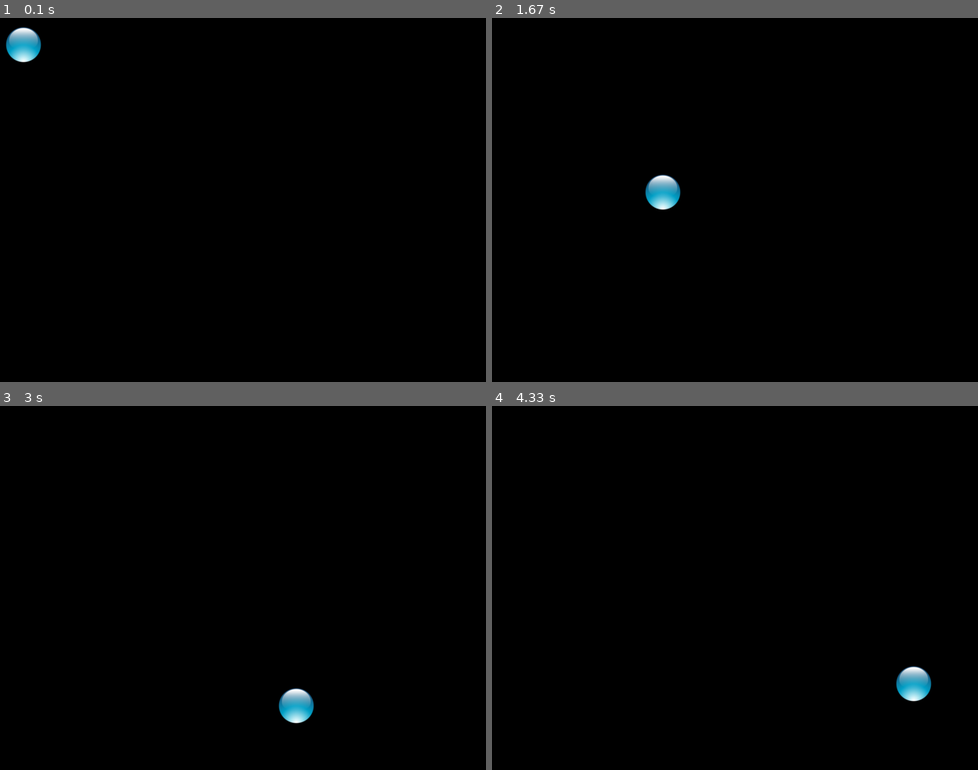
Above: before the commit, frames 1-4 (two rows, left to right).
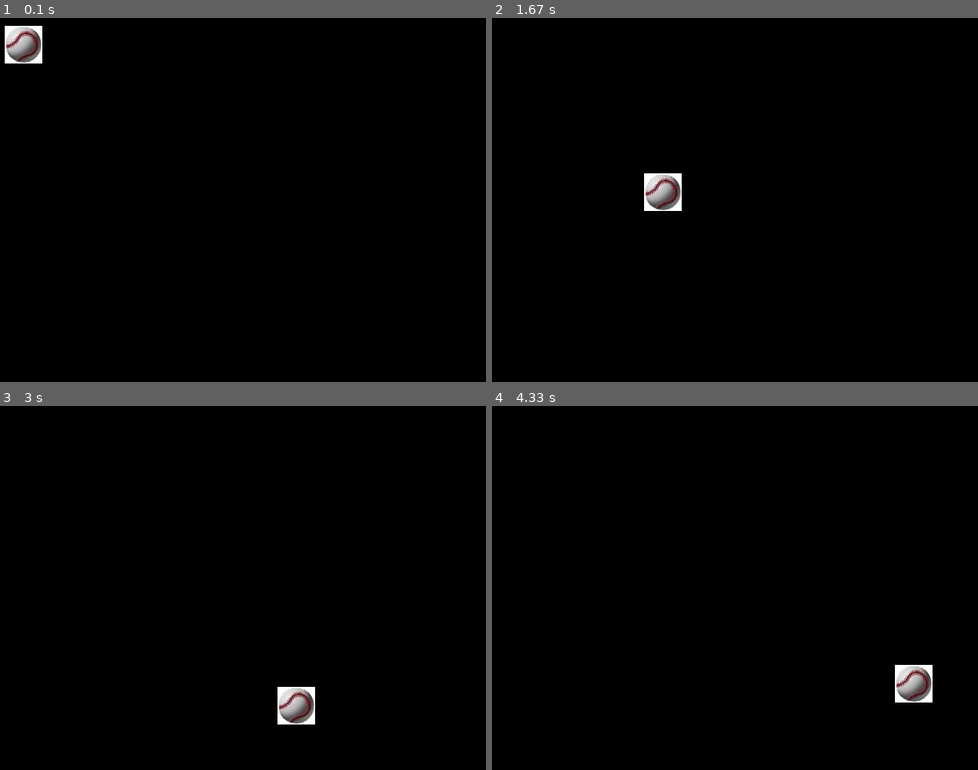
Above: after the commit, the same moments.

Repository: sfabian/PygameBall
Game: pygame game, started from pyBall.py
Two runs of this game, one before a commit and one after it. Both use one fixed random seed, a clock stepped at 60 frames per second and the inputs below.
Inputs:
- Up to frame 1 (0.1 s): no input
- Up to frame 2 (1.67 s): no input
- Up to frame 3 (3 s): no input
- Up to frame 4 (4.33 s): no input

The runs differ from the first frame. In frame 1, 0.8% of the frame differs, in the area x 0-9%, y 2-13%; in frame 2, 0.8%; in frame 3, 0.8%; in frame 4, 0.8%.

Commit message:
Add jpg test image

Diff:
--- a/pyBall.py
+++ b/pyBall.py
@@ -16,7 +16,8 @@
 
 screen = pygame.display.set_mode(size)
 
-ball = pygame.image.load("./images/ball.png")
+###ball = pygame.image.load("./images/ball.png")
+ball = pygame.image.load("./images/baseball.jpg")
 ballrect = ball.get_rect()
 
 while 1:
Binary file added: images/baseball.jpg
